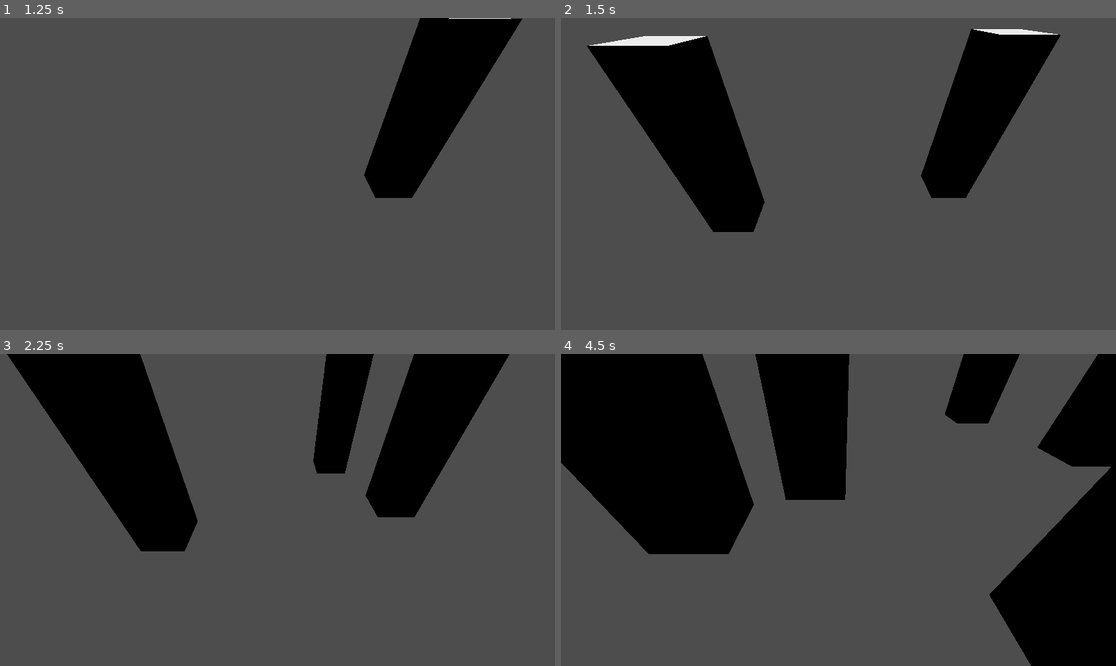
Above: before the commit, frames 1-4 (two rows, left to right).
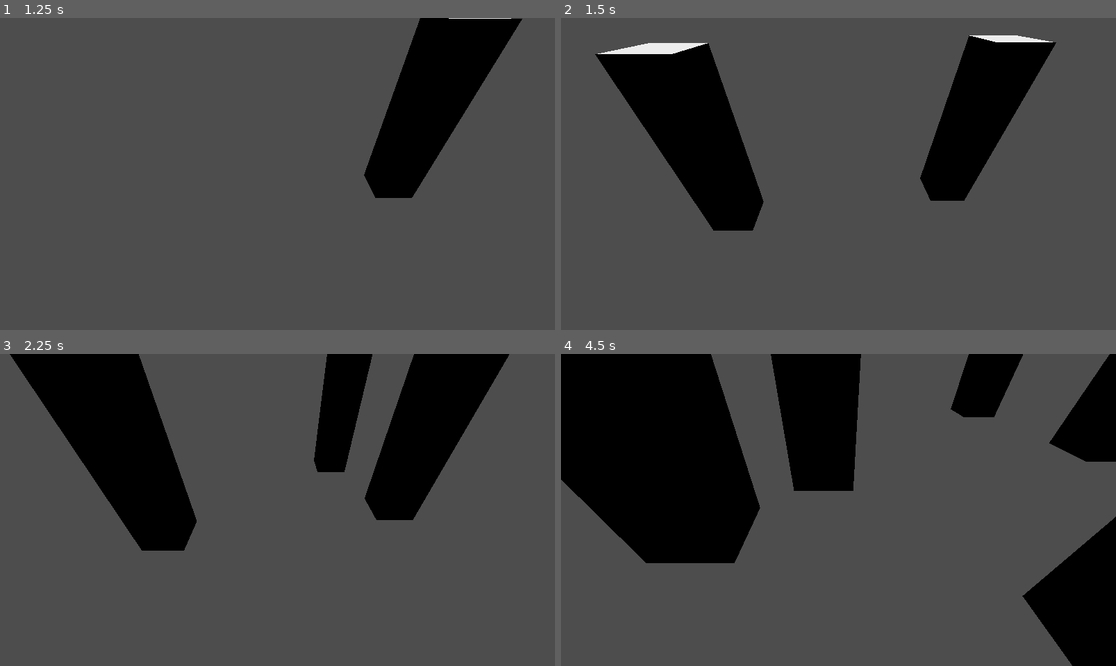
Above: after the commit, the same moments.

Repository: cooltrain7/building-planner
Game: Godot game, scene res://editor/editor.tscn
The game is run twice, just before and just after one commit, with the same random seed, the same clock (stepped at 60 frames per second) and the same inputs.
Inputs (mouse positions are in pixels of both pictures, inside the frame that each line leads up to):
- Up to frame 1 (1.25 s): tap Enter at 0.5 s; move the mouse to (399, 158) at 0.52 s; hold Shift (camera_boost, bound only after the commit) from 0.53 s (still down); click (399, 158) at 0.67 s
- Up to frame 2 (1.5 s): tap Space (camera_up) at 1.25 s; move the mouse to (727, 189) at 1.27 s; release Shift (camera_boost, bound only after the commit) at 1.28 s; tap S (camera_backwards) at 1.35 s; click (727, 189) at 1.42 s
- Up to frame 3 (2.25 s): tap Shift (camera_boost, bound only after the commit) at 1.55 s; tap Enter at 2 s; move the mouse to (333, 441) at 2.02 s; hold Ctrl (camera_down) from 2.03 s (still down); click (333, 441) at 2.17 s
- Up to frame 4 (4.5 s): tap Shift (camera_boost, bound only after the commit) at 2.3, 3.05, 3.8 s; move the mouse to (810, 572) at 2.77 s; release Ctrl (camera_down) at 2.78 s; tap W (camera_forward) at 2.85 s; click (810, 572) at 2.92 s; tap Space (camera_up) at 3.5 s; move the mouse to (1005, 556) at 3.52 s; hold A (camera_left) 3.53-4.28 s; click (1005, 556) at 3.67 s; move the mouse to (672, 463) at 4.27 s; tap D (camera_right) at 4.35 s; click (672, 463) at 4.42 s

Frame 1 is identical in both runs. In frame 2, 1.9% of the frame differs, in the area x 4-90%, y 3-69%; in frame 3, 0.6%; in frame 4, 9.8%, in the area x 0-100%, y 0-100%.

Commit message:
Add missing input for camera boost

Diff:
--- a/project.godot
+++ b/project.godot
@@ -65,6 +65,11 @@
 "events": [Object(InputEventKey,"resource_local_to_scene":false,"resource_name":"","device":-1,"window_id":0,"alt_pressed":false,"shift_pressed":false,"ctrl_pressed":false,"meta_pressed":false,"pressed":false,"keycode":0,"physical_keycode":69,"key_label":0,"unicode":101,"echo":false,"script":null)
 ]
 }
+camera_boost={
+"deadzone": 0.5,
+"events": [Object(InputEventKey,"resource_local_to_scene":false,"resource_name":"","device":-1,"window_id":0,"alt_pressed":false,"shift_pressed":false,"ctrl_pressed":false,"meta_pressed":false,"pressed":false,"keycode":0,"physical_keycode":4194325,"key_label":0,"unicode":0,"echo":false,"script":null)
+]
+}
 
 [rendering]
 
